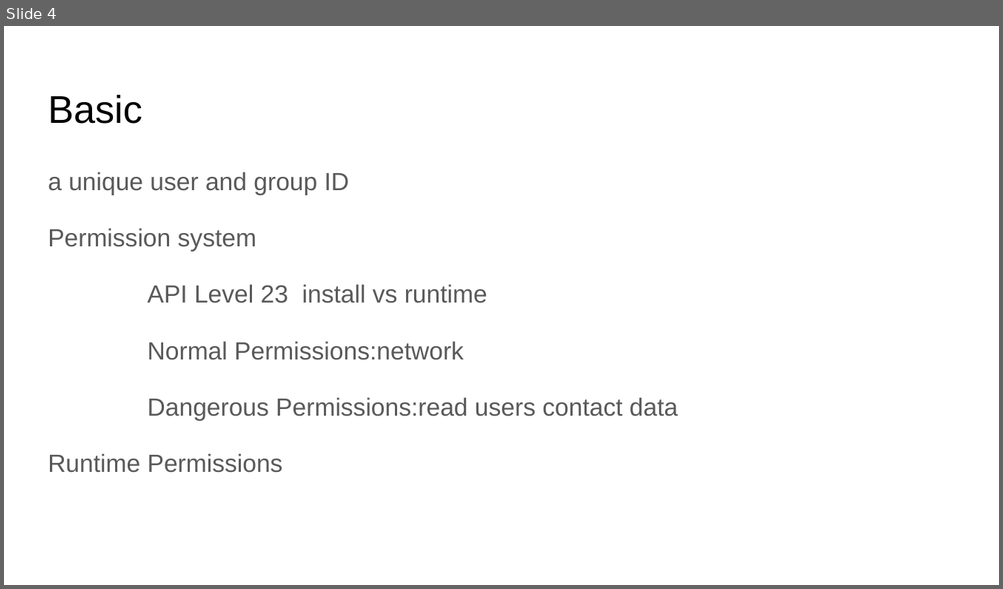
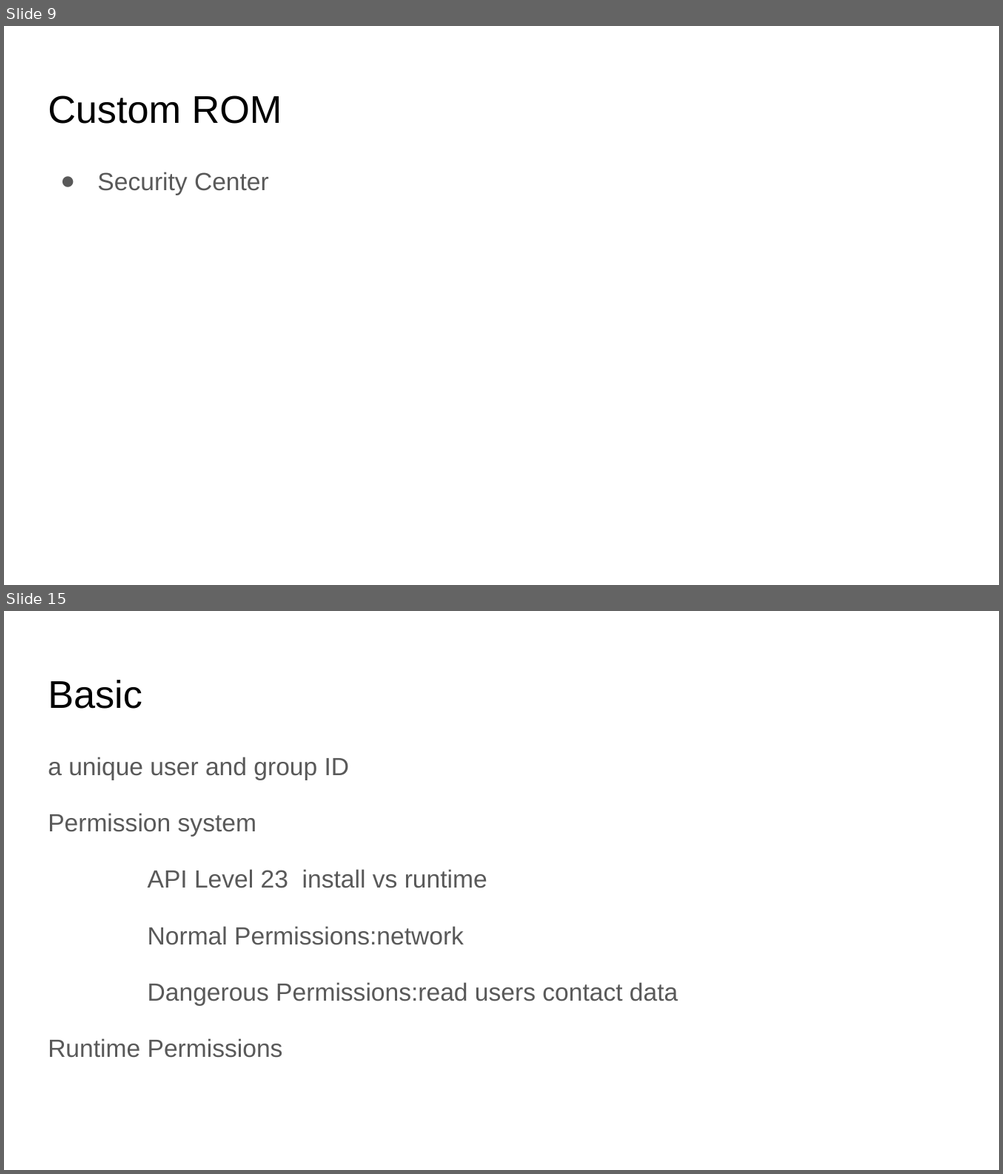
Before and after one commit to martinkro/android-studio-samples, a slide deck: docs/Android Permission.pptx. Shown one above the other, each under a label of ours: slide 4 before the commit, slides 9 and 15 after it; the slides between them are not shown. The pictures are 1003x589 and 1003x1174 pixels, drawn with LibreOffice and Linux fonts; fonts in the diff are those of the drawing. Boxes give left, top, right and bottom in pixels: in the first picture for what was removed or moved away, otherwise in the second. Text is boxed around its words. In the diff, an @@ line names an element or a change of style, - is before the commit and + after.

```diff
--- a/docs/Android Permission.pptx
+++ b/docs/Android Permission.pptx
@@ slide 9 added at (x1=4, y1=26, x2=999, y2=585), background #FFFFFF @@
@@ title added at (x1=48, y1=96, x2=282, y2=124), 28 pt, text #000000 @@
+Custom ROM
@@ text added at (x1=97, y1=172, x2=269, y2=195), 18 pt, text #595959 @@
+● Security Center
@@ what was slide 4 is now slide 15 @@
```
Also in this commit, not shown: 3 slides changed, 10 other slides added, 4 other files.
